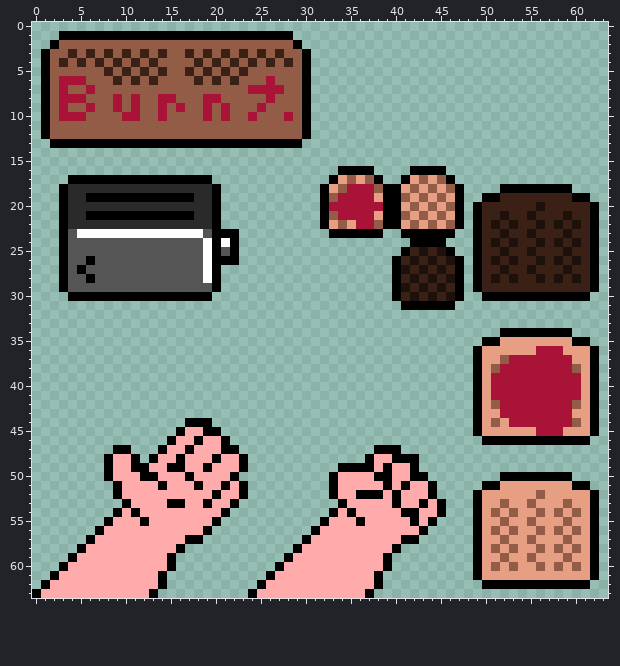
Edited in one commit: pixel-art sprite (assets/textures/lowrezjam.png). That is the earlier state.
The file is 64x64 pixels.
And afterwards:
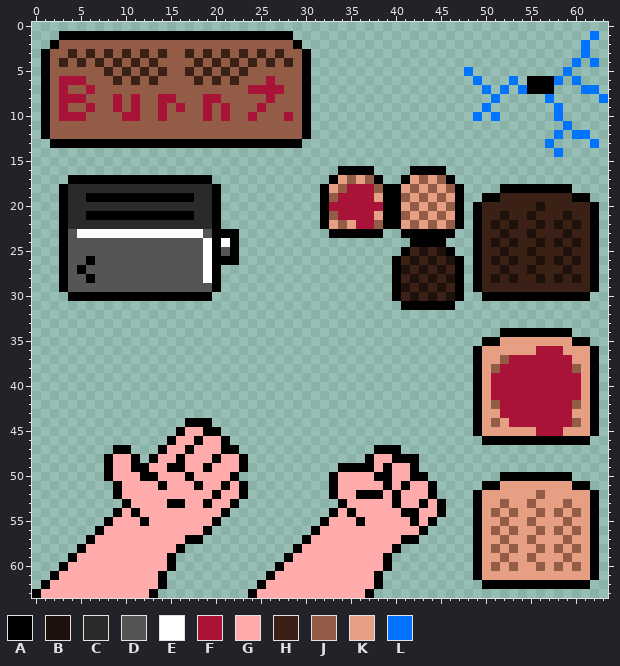
Palette (. is transparent): A #000000  B #1e110c  C #2a2a2a  D #555555  E #ffffff  F #aa1338  G #ffabab  H #3b2015  J #935c46  K #e69f82  L #0073ff
The exact change:
y 1: x 62 . -> L
y 2..3: x 61 . -> L
y 4: x 60 . -> L; x 62 . -> L
y 5: x 48 . -> L; x 59 . -> L
y 6: x 49 . -> L; x 53 . -> L; x 55..58 .... -> AAAL; x 60 . -> L
y 7: x 50 . -> L; x 52 . -> L; x 54..57 .... -> LAAA; x 61..62 .. -> LL
y 8: x 51 . -> L; x 57 . -> L; x 63 . -> L
y 9: x 50 . -> L; x 58 . -> L
y 10: x 49 . -> L; x 51 . -> L; x 58 . -> L
y 11: x 59 . -> L
y 12: x 58 . -> L; x 60..61 .. -> LL
y 13: x 57 . -> L; x 62 . -> L
y 14: x 58 . -> L
Pixel boxes of the changes (left, top, right, bottom) in both pictures:
added: (464, 31, 608, 157)
